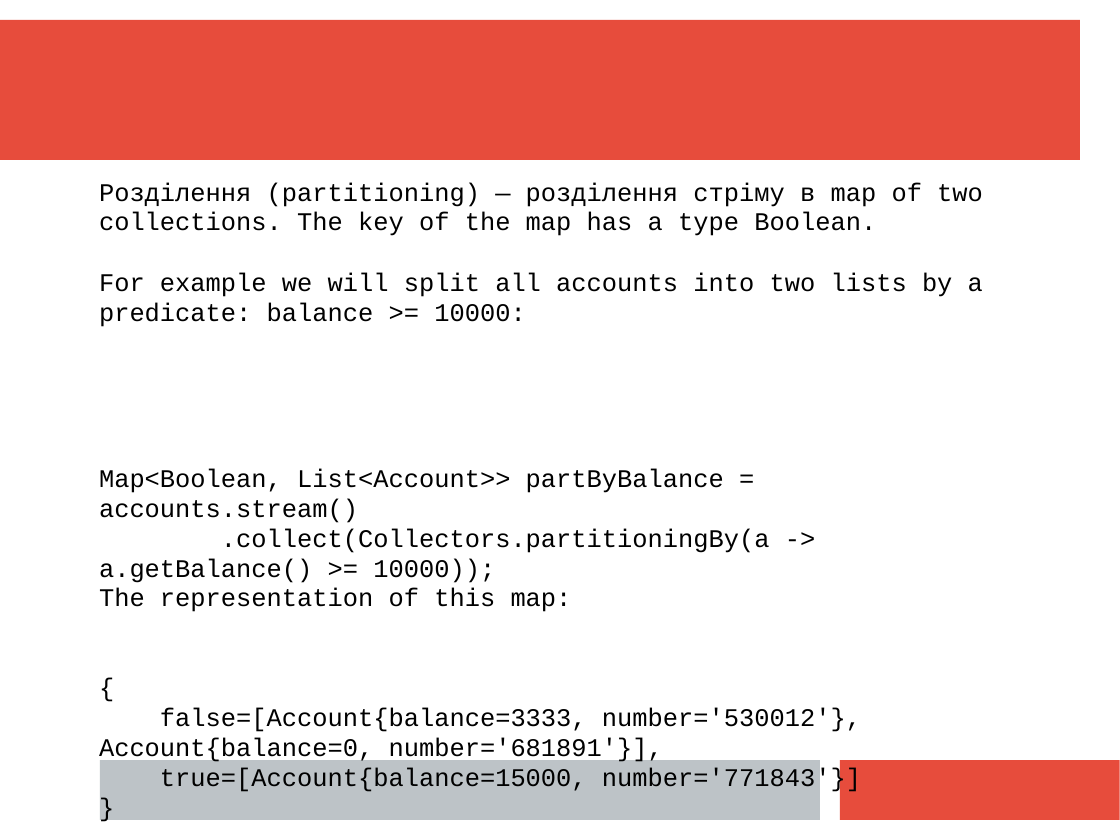
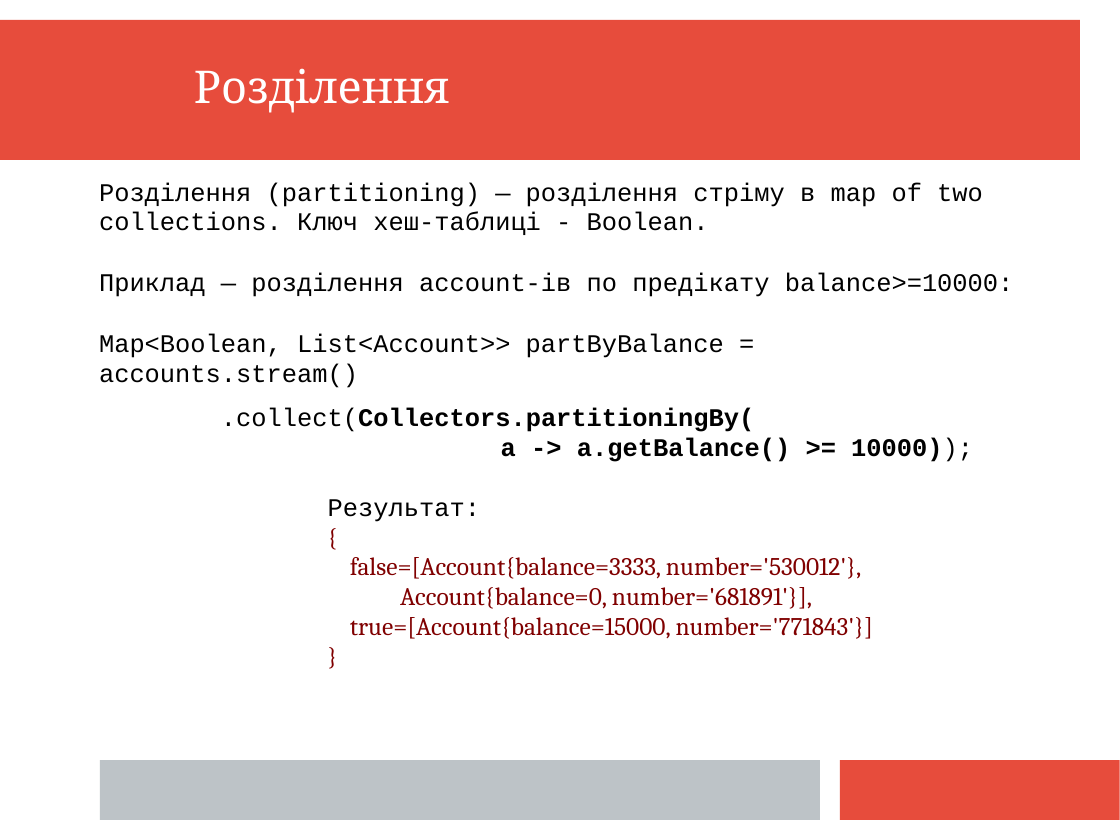
Before and after one commit to mecchmatProjects/JavaCourse, a slide deck: slide 65 of JavaTutorUkr9.ppt (slide 61 before the commit). Drawn at 1120x840 pixels with LibreOffice and Linux fonts; fonts in the diff are those of the drawing. Boxes give left, top, right and bottom in pixels: in the first picture for what was removed or moved away, otherwise in the second. Text is boxed around its words. In the diff, an @@ line names an element or a change of style, - is before the commit and + after.

```diff
--- a/JavaTutorUkr9.ppt
+++ b/JavaTutorUkr9.ppt
@@ text added at bbox=[194, 68, 449, 113], 32 pt, text #FFFFFF @@
+Розділення
@@ text at bbox=[99, 182, 1014, 297]: text changed @@
-Розділення (partitioning) — розділення стріму в map of two collections. The key of the map has a type Boolean.
-For example we will split all accounts into two lists by a predicate: balance >= 10000:
+Розділення (partitioning) — розділення стріму в map of two collections. Ключ хеш-таблиці - Boolean.
+Приклад — розділення account-ів по предікату balance>=10000:
@@ text at bbox=[99, 334, 873, 639]: font Courier New to Cambria, text colour #000000 to #800000 in "{", "true=[Account{balance=15000, number='771843'}]", "}"; more space between paragraphs @@
@@ text at bbox=[221, 407, 973, 522]: text changed; bold on @@
-.collect(Collectors.partitioningBy(a -> a.getBalance() >= 10000));
-The representation of this map:
+.collect(Collectors.partitioningBy(
+        a -> a.getBalance() >= 10000));
+Результат:
@@ text at bbox=[350, 557, 861, 609]: text changed; font Courier New to Cambria; text colour #000000 to #800000 @@
-false=[Account{balance=3333, number='530012'}, Account{balance=0, number='681891'}],
+false=[Account{balance=3333, number='530012'},
+Account{balance=0, number='681891'}],
```
Also in this commit, not shown: 24 other slides changed, 21 slides added.
